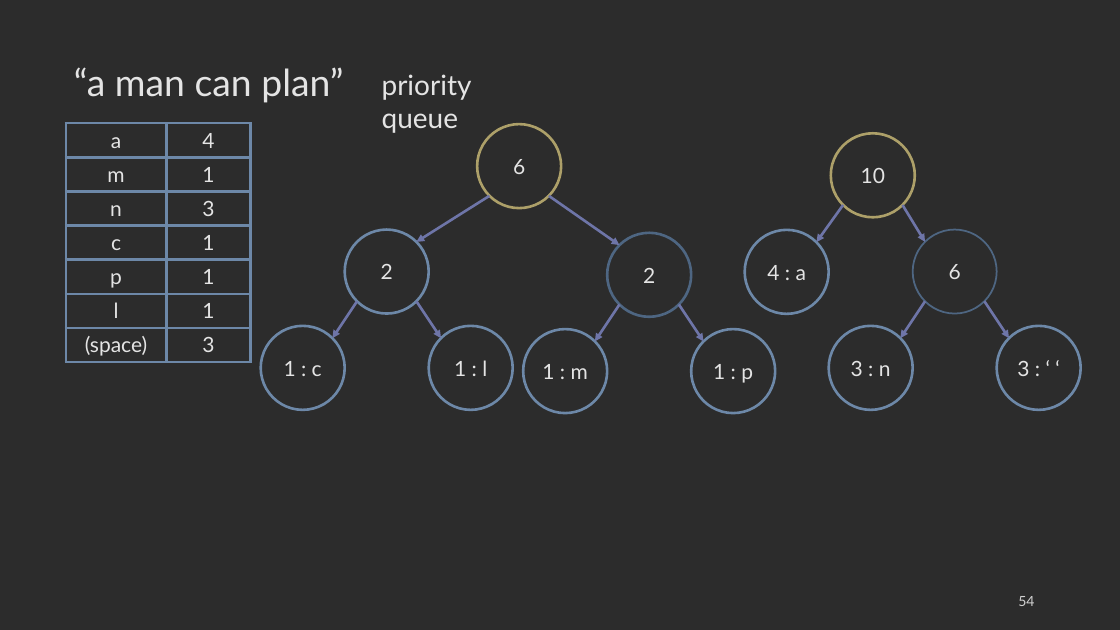
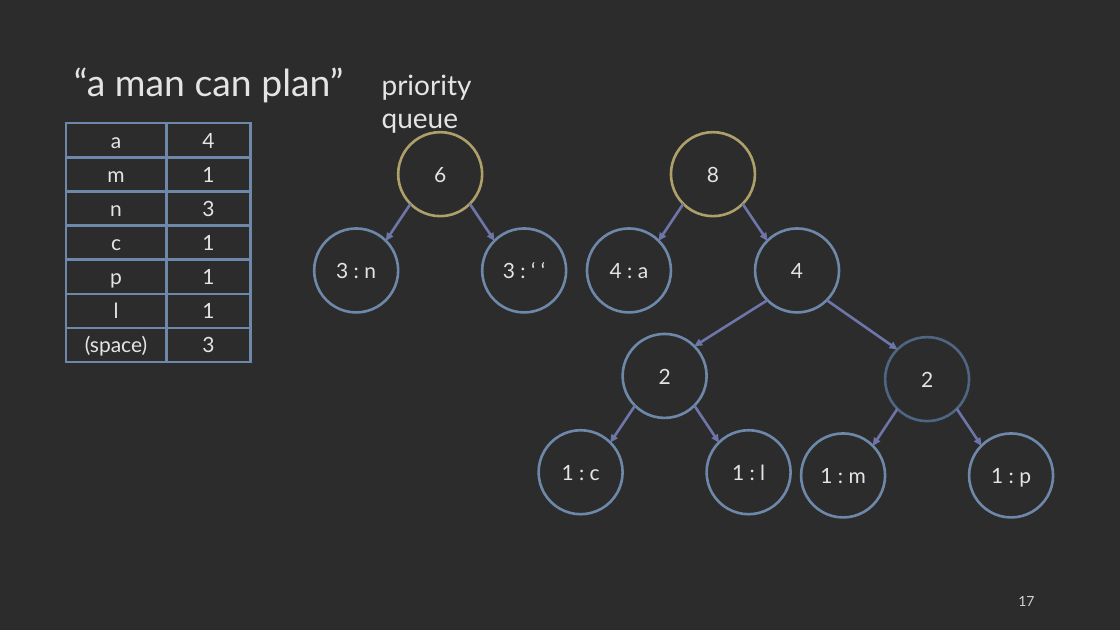
Before and after one commit to COP3530/edugator-content, a slide deck: slide 17 of greedy-algorithms/greedy-algorithms/images-ppt.pptx (slide 54 before the commit). Drawn at 1120x630 pixels with LibreOffice and Linux fonts; fonts in the diff are those of the drawing. Boxes give left, top, right and bottom in pixels: in the first picture for what was removed or moved away, otherwise in the second. Text is boxed around its words. In the diff, an @@ line names an element or a change of style, - is before the commit and + after.

```diff
--- a/greedy-algorithms/greedy-algorithms/images-ppt.pptx
+++ b/greedy-algorithms/greedy-algorithms/images-ppt.pptx
@@ 3 ellipses: place and size @@
-3 ellipses at <box>829,229,1081,410</box>
+3 ellipses at <box>314,132,566,313</box>
@@ ellipse "6" at <box>398,132,482,216</box>: outline #4E6682 1.5 pt to #ADA069 2.25 pt @@
@@ ellipse removed at <box>477,124,561,208</box> @@
-6
@@ ellipse "8": place and size @@
-ellipse "8" at <box>831,134,915,218</box>
+ellipse "8" at <box>671,132,755,216</box>
@@ text in ellipse at <box>707,167,719,182</box>: text changed @@
-10
+8
@@ arrow moved from (925, 302) - (901, 339) to (411, 204) - (386, 241) @@
@@ arrow moved from (985, 302) - (1009, 339) to (470, 204) - (495, 241) @@
@@ arrow moved from (902, 205) - (925, 242) to (683, 204) - (659, 241) @@
@@ arrow moved from (844, 205) - (817, 242) to (743, 204) - (768, 241) @@
@@ ellipse "4 : a": place and size @@
-ellipse "4 : a" at <box>745,230,829,314</box>
+ellipse "4 : a" at <box>587,229,671,313</box>
@@ ellipse added at <box>755,229,839,313</box>, outline #6D88A8 2.25 pt, 18 pt, text #E4E4E4 @@
+4
@@ 6 ellipses, 6 arrows: place and size @@
-6 ellipses, 6 arrows at <box>260,196,776,413</box>
+6 ellipses, 6 arrows at <box>539,300,1054,518</box>
@@ page number at <box>1018,596,1034,606</box>: text changed @@
-54
+17
```
Also in this commit, not shown: 11 other slides changed, 4 other files.
